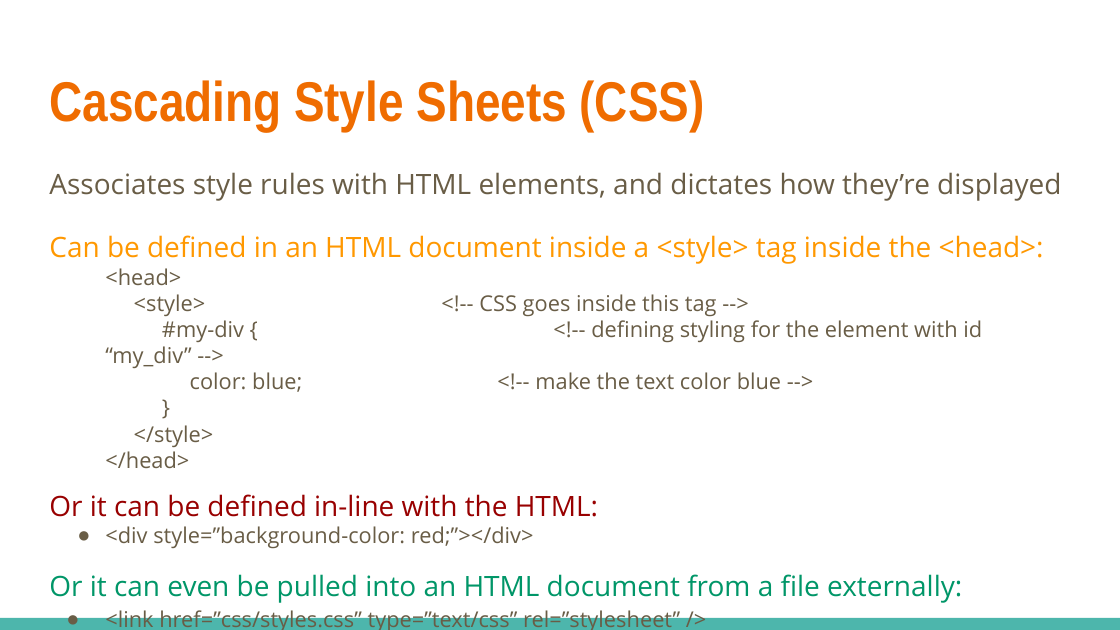
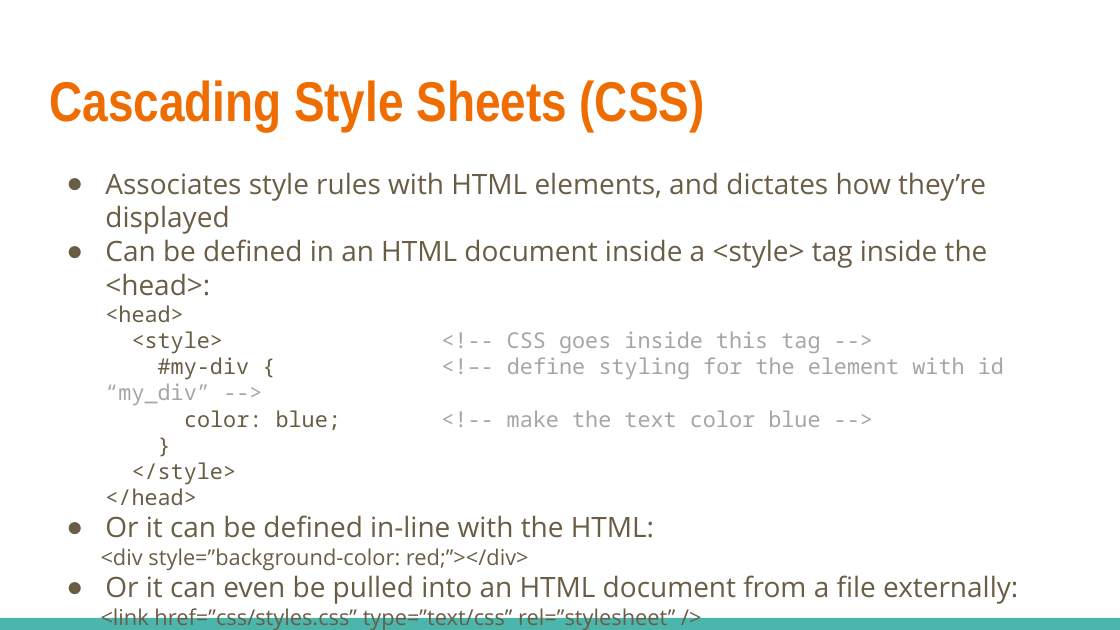
Before and after one commit to linkedin/high-school-trainee, a slide deck: slide 15 of Curriculum/Week_1/Lectures/1.3_HTML_and_CSS.pptx. Drawn at 1120x630 pixels with LibreOffice and Linux fonts; fonts in the diff are those of the drawing. Boxes give left, top, right and bottom in pixels: in the first picture for what was removed or moved away, otherwise in the second. Text is boxed around its words. In the diff, an @@ line names an element or a change of style, - is before the commit and + after.

```diff
--- a/Curriculum/Week_1/Lectures/1.3_HTML_and_CSS.pptx
+++ b/Curriculum/Week_1/Lectures/1.3_HTML_and_CSS.pptx
@@ text at bbox=[101, 172, 1018, 630]: text colour #FF9800 to #695D46 in "Can be defined in an HTML document ..."; font Open Sans to Noto Sans Mono in "<head>", "<style> <!-- CSS goes inside this tag ...", "}", "</style>" and 1 more places; text colour #695D46 to #A6A6A6 in "<!-- CSS goes inside this tag -->"; text colour #980000 to #695D46 in "Or it can be defined in-line with ..."; text colour #009668 to #695D46 in "Or it can even be pulled into ..."; bullet none to ●; line spacing 1.15 to 1; less space between paragraphs; bullet ● to none @@
@@ text at bbox=[507, 357, 1004, 427]: text changed; font Open Sans to Noto Sans Mono; text colour #695D46 to #A6A6A6 @@
-#my-div { <!-- defining styling for the element with id “my_div” -->
-color: blue; <!-- make the text color blue -->
+#my-div { <!–- define styling for the element with id “my_div” -->
+color: blue; <!-- make the text color blue -->
```
Also in this commit, not shown: 6 other slides changed, 11 other files.
